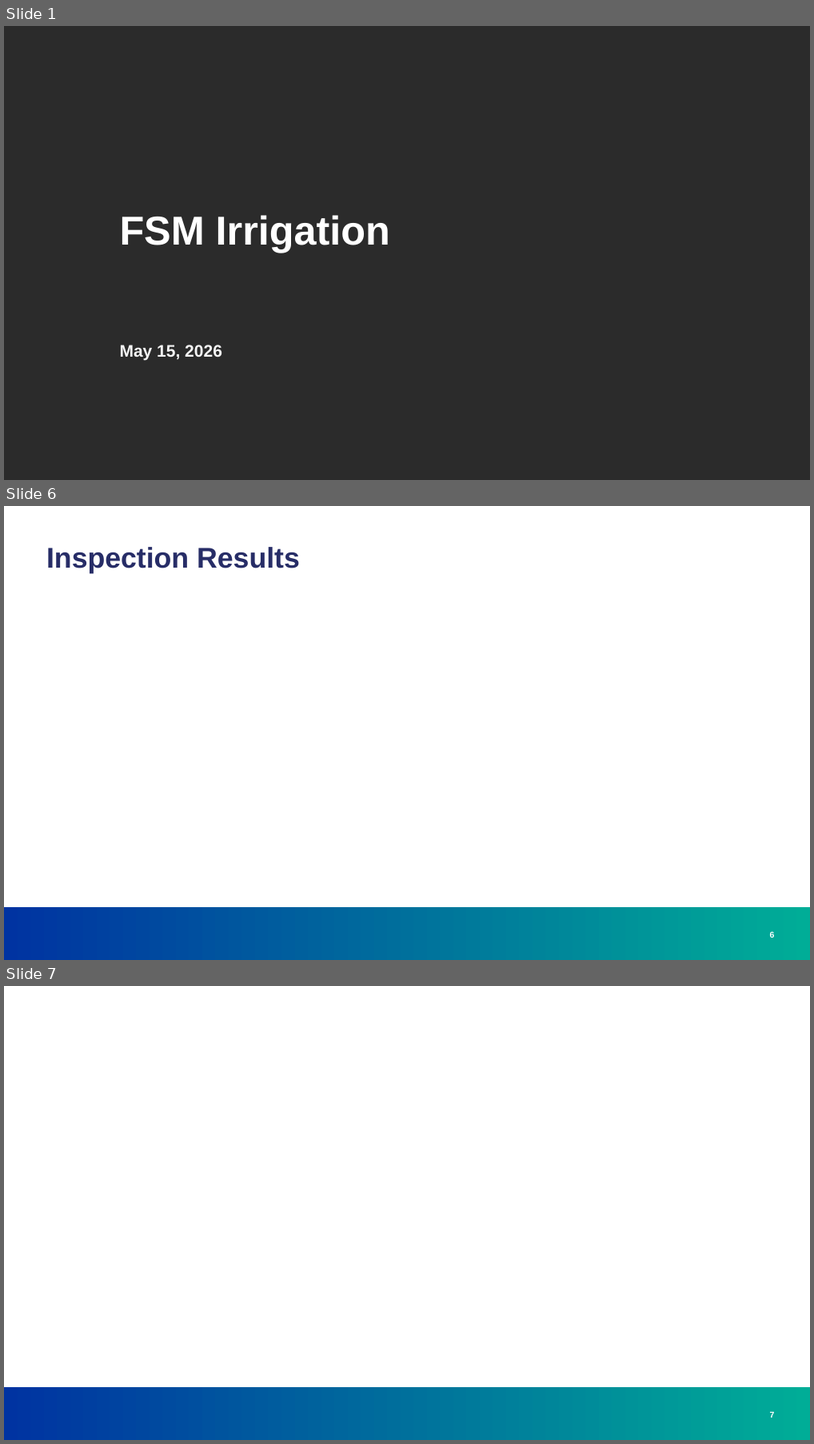
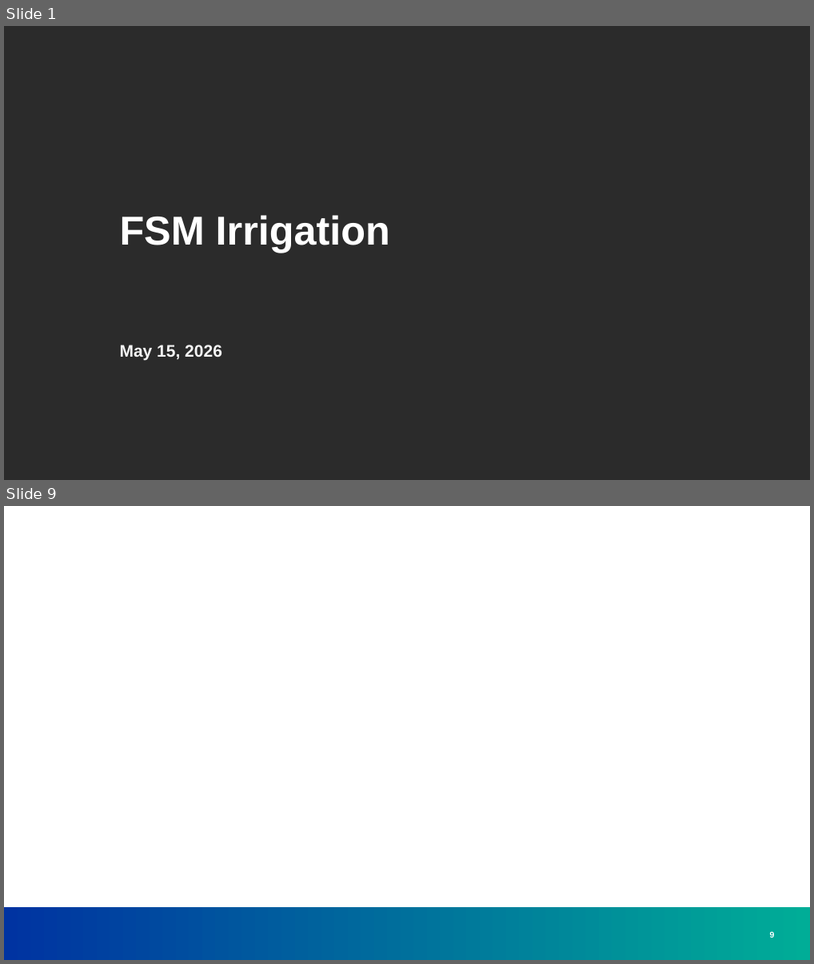
Before and after one commit to greg-e/irrigation, a slide deck: fsm_irrigation.pptx. Shown one above the other, each under a label of ours: slides 1, 6 and 7 before the commit, slides 1 and 9 after it; the slides between them are not shown. The pictures are 814x1444 and 814x964 pixels, drawn with LibreOffice and Linux fonts; fonts in the diff are those of the drawing; background and template pictures are left out; a plain dark background stands for a picture behind light text. Boxes give left, top, right and bottom in pixels: in the first picture for what was removed or moved away, otherwise in the second. Text is boxed around its words. In the diff, an @@ line names an element or a change of style, - is before the commit and + after.

```diff
--- a/fsm_irrigation.pptx
+++ b/fsm_irrigation.pptx
@@ slide 6 removed at box(4, 506, 810, 960), background #FFFFFF; not listed: 1 template element that a slide beside it also shows @@
@@ title removed at box(46, 547, 300, 573) @@
-Inspection Results
@@ page number removed at box(770, 931, 775, 937) @@
-6
@@ what was slide 7 is now slide 9 @@
@@ page number at box(770, 931, 775, 937): text changed @@
-7
+9
```
Also in this commit, not shown: 2 slides changed, 5 slides added, 4 other slides removed, 10 other files.
